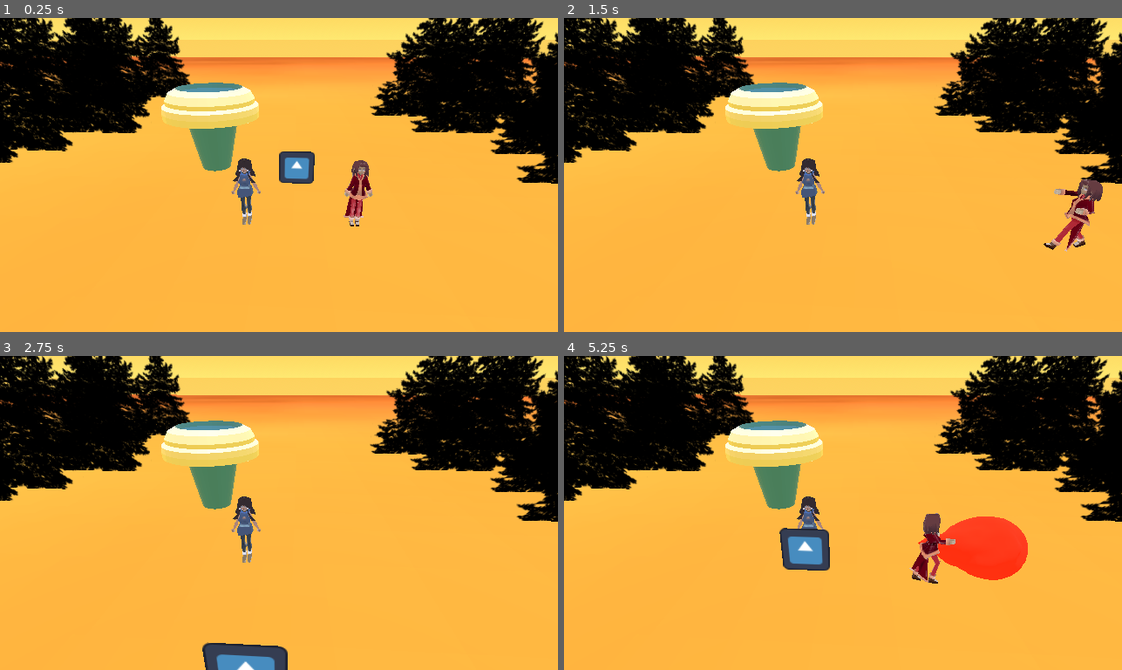
Above: before the commit, frames 1-4 (two rows, left to right).
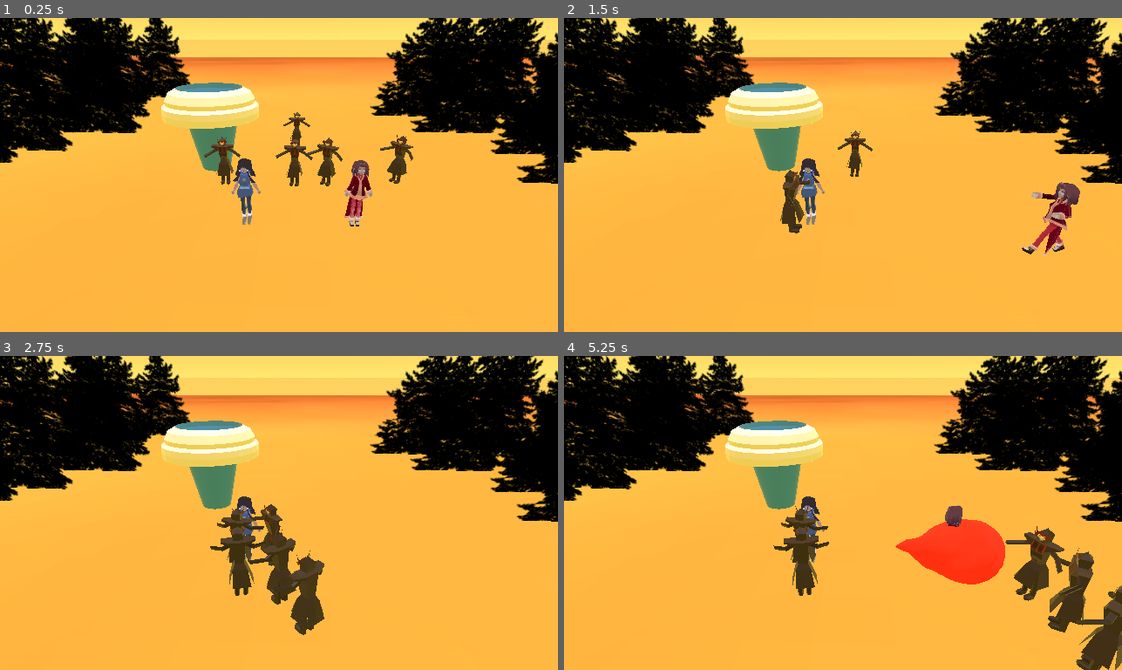
Above: after the commit, the same moments.

Repository: SteeRevo/BirthdayProject
Game: Godot game, scene res://shooting_practice.tscn
Two runs of this game, one before a commit and one after it. Both use one fixed random seed, a clock stepped at 60 frames per second and the inputs below. This scene is started directly instead of the project's main scene. The engine's default icon, where the game draws it, is replaced by a stand-in: a white triangle on a blue panel in a dark square.
Inputs:
- Up to frame 1 (0.25 s): no input
- Up to frame 2 (1.5 s): hold D (Player1Right) 0.53-1.28 s; tap Down (Player2Down) at 0.6 s; hold S (Player1Down) from 1.28 s (still down); tap Left (Player2Left) at 1.35 s
- Up to frame 3 (2.75 s): release S (Player1Down) at 2.03 s; hold D (Player1Right) from 2.03 s (still down); tap Right (Player2Right) at 2.1 s
- Up to frame 4 (5.25 s): release D (Player1Right) at 2.78 s; hold W (Player1Up) 2.78-3.53 s; tap one key every 0.75 s from 2.85 s: Up (Player2Up) Down (Player2Down) Left (Player2Left) Right (Player2Right); hold A (Player1Left) 3.53-5.03 s; hold S (Player1Down) from 5.03 s (still down)

The runs differ from the first frame. In frame 1, 1.9% of the frame differs, in the area x 36-75%, y 30-54%; in frame 2, 2.5%; in frame 3, 4.5%; in frame 4, 7.4%, in the area x 37-100%, y 47-100%.

Commit message:
enemy model added and added invinciblity on hit for enemies

Diff:
--- a/Enemy/EnemyMovement.gd
+++ b/Enemy/EnemyMovement.gd
@@ -9,9 +9,15 @@
 
 var hit = false
 
+var ROTATION_WEIGHT = 10
+
+var enemy_health = 3
+@onready var timer = $Timer
+
 func _ready():
 	# Get player node
 	player = get_node(player_path)
+	timer.timeout.connect(end_invincible)
 
 	# Assuming NavigationAgent3D is a child node; adjust path if necessary
 	nav_agent = $NavigationAgent3D
@@ -28,6 +34,9 @@
 
 			# Calculate velocity
 			var direction = (next_nav_point - global_transform.origin).normalized()
+			var desired_rotation_y = atan2(direction.x, direction.z)
+
+			rotation.y = lerp_angle(rotation.y, desired_rotation_y, ROTATION_WEIGHT * delta)
 
 			velocity = direction * SPEED
 
@@ -38,12 +47,29 @@
 
 
 func _on_enemy_hit(area):
-	hit = true
-	var tween = create_tween()
-	tween.tween_property(self, "position", global_position + area.get_global_transform().basis.z * 5, 0.25)
-	tween.tween_property($Sprite3D, "modulate", Color.RED, 0.25)
-	tween.connect("finished", on_tween_finished)
+	if "proj_name" in area:
+		print(area)
+		timer.start()
 
+		if area.proj_name == "fireball" or area.proj_name == "wave":
+			hit = true
+			var tween = create_tween()
+			tween.tween_property(self, "position", global_position + area.get_global_transform().basis.z * 5, 0.25)
+			tween.tween_property($Sprite3D, "modulate", Color.RED, 0.25)
+			tween.connect("finished", on_tween_finished)
+			if area.proj_name == "fireball":
+				enemy_health -= 1
+				print(enemy_health)
+			elif area.proj_name == "wave":
+				enemy_health -= 3
+				print(enemy_health)
+			set_invincible()
+
+func set_invincible():
+	$Enemy/CollisionShape3D.set_deferred("disabled", true)
+
+func end_invincible():
+	$Enemy/CollisionShape3D.set_deferred("disabled", false)
 
 func on_tween_finished():
 	var tween = create_tween()
--- a/Enemy/enemy.tscn
+++ b/Enemy/enemy.tscn
@@ -2,7 +2,7 @@
 
 [ext_resource type="Script" path="res://Enemy/EnemyMovement.gd" id="1_hpyi2"]
 [ext_resource type="Script" path="res://enemy.gd" id="1_s08y5"]
-[ext_resource type="Texture2D" uid="uid://dypabwpbld45q" path="res://icon.svg" id="2_cullj"]
+[ext_resource type="PackedScene" uid="uid://s53hgawue88f" path="res://Enemy/firenation.glb" id="3_tq7as"]
 
 [sub_resource type="CapsuleShape3D" id="CapsuleShape3D_6ppme"]
 
@@ -26,9 +26,10 @@
 
 [node name="NavigationAgent3D" type="NavigationAgent3D" parent="."]
 
-[node name="Sprite3D" type="Sprite3D" parent="."]
-transform = Transform3D(1, 0, 0, 0, 1, 0, 0, 0, 1, 0.0757828, 0.810088, 0.298431)
-texture = ExtResource("2_cullj")
+[node name="firenation" parent="." instance=ExtResource("3_tq7as")]
+transform = Transform3D(-0.152982, 0, -0.00441479, 0, 0.153046, 0, 0.00441479, 0, -0.152982, 0.0301627, 1.27224, 0.220241)
+
+[node name="Timer" type="Timer" parent="."]
 
 [connection signal="area_entered" from="Enemy" to="Enemy" method="_on_area_entered" flags=18]
 [connection signal="hit" from="Enemy" to="." method="_on_enemy_hit"]
--- a/Player_2.gd
+++ /dev/null
@@ -1 +0,0 @@
-extends
--- a/projectile3D.gd
+++ b/projectile3D.gd
@@ -2,8 +2,11 @@
 var current_dir
 var spawn_set = false
 @onready var timer = $Timer
+var proj_name = ""
+
 # Called when the node enters the scene tree for the first time.
 func _ready() -> void:
+	proj_name = "fireball"
 	timer.timeout.connect(decay)
 
 func set_spawn(spawn_pos):
--- /dev/null
+++ b/projectileWave.gd
@@ -0,0 +1,6 @@
+extends "res://projectile3D.gd"
+
+
+
+func _ready():
+	proj_name = "wave"
--- a/projectileWave.tscn
+++ b/projectileWave.tscn
@@ -1,6 +1,6 @@
 [gd_scene load_steps=4 format=3 uid="uid://d3omesexgh3ar"]
 
-[ext_resource type="Script" path="res://projectile3D.gd" id="1_arnk5"]
+[ext_resource type="Script" path="res://projectileWave.gd" id="1_3b2t0"]
 [ext_resource type="PackedScene" uid="uid://d0w8bdvk3hob6" path="res://waveModel.tscn" id="2_jf47o"]
 
 [sub_resource type="BoxShape3D" id="BoxShape3D_ay5wr"]
@@ -8,7 +8,7 @@
 
 [node name="Projectile" type="Area3D"]
 transform = Transform3D(2.01667, 0, 0, 0, 2.01667, 0, 0, 0, 2.01667, -0.014665, 0, 0.730489)
-script = ExtResource("1_arnk5")
+script = ExtResource("1_3b2t0")
 
 [node name="CollisionShape3D" type="CollisionShape3D" parent="."]
 transform = Transform3D(1, 0, 0, 0, 1, 0, 0, 0, 1, -0.0197883, 0.585711, 0.00213611)
--- a/shooting_practice.tscn
+++ b/shooting_practice.tscn
@@ -133,7 +133,31 @@
 texture = ExtResource("11_83ebt")
 
 [node name="Enemy" parent="NavigationRegion3D" instance=ExtResource("12_wndtl")]
+transform = Transform3D(1, 0, 0, 0, 1, 0, 0, 0, 1, -4.55094, 9.53674e-07, -3.27159)
+floor_stop_on_slope = false
+floor_block_on_wall = false
+player_path = NodePath("../Player2")
+
+[node name="Enemy2" parent="NavigationRegion3D" instance=ExtResource("12_wndtl")]
 transform = Transform3D(1, 0, 0, 0, 1, 0, 0, 0, 1, -1.75393, 9.53674e-07, -3.27159)
+floor_stop_on_slope = false
+floor_block_on_wall = false
+player_path = NodePath("../Player2")
+
+[node name="Enemy3" parent="NavigationRegion3D" instance=ExtResource("12_wndtl")]
+transform = Transform3D(1, 0, 0, 0, 1, 0, 0, 0, 1, -1.77956, 9.53674e-07, -7.66214)
+floor_stop_on_slope = false
+floor_block_on_wall = false
+player_path = NodePath("../Player2")
+
+[node name="Enemy4" parent="NavigationRegion3D" instance=ExtResource("12_wndtl")]
+transform = Transform3D(1, 0, 0, 0, 1, 0, 0, 0, 1, -0.192259, 9.53674e-07, -3.27159)
+floor_stop_on_slope = false
+floor_block_on_wall = false
+player_path = NodePath("../Player2")
+
+[node name="Enemy5" parent="NavigationRegion3D" instance=ExtResource("12_wndtl")]
+transform = Transform3D(1, 0, 0, 0, 1, 0, 0, 0, 1, 2.77744, 9.53674e-07, -3.27159)
 floor_stop_on_slope = false
 floor_block_on_wall = false
 player_path = NodePath("../Player2")
Binary file added: Enemy/firenation.glb
Not shown, added: Enemy/firenation.glb.import
Binary file added: Enemy/firenation_FireNation.png
Not shown, added: Enemy/firenation_FireNation.png.import
